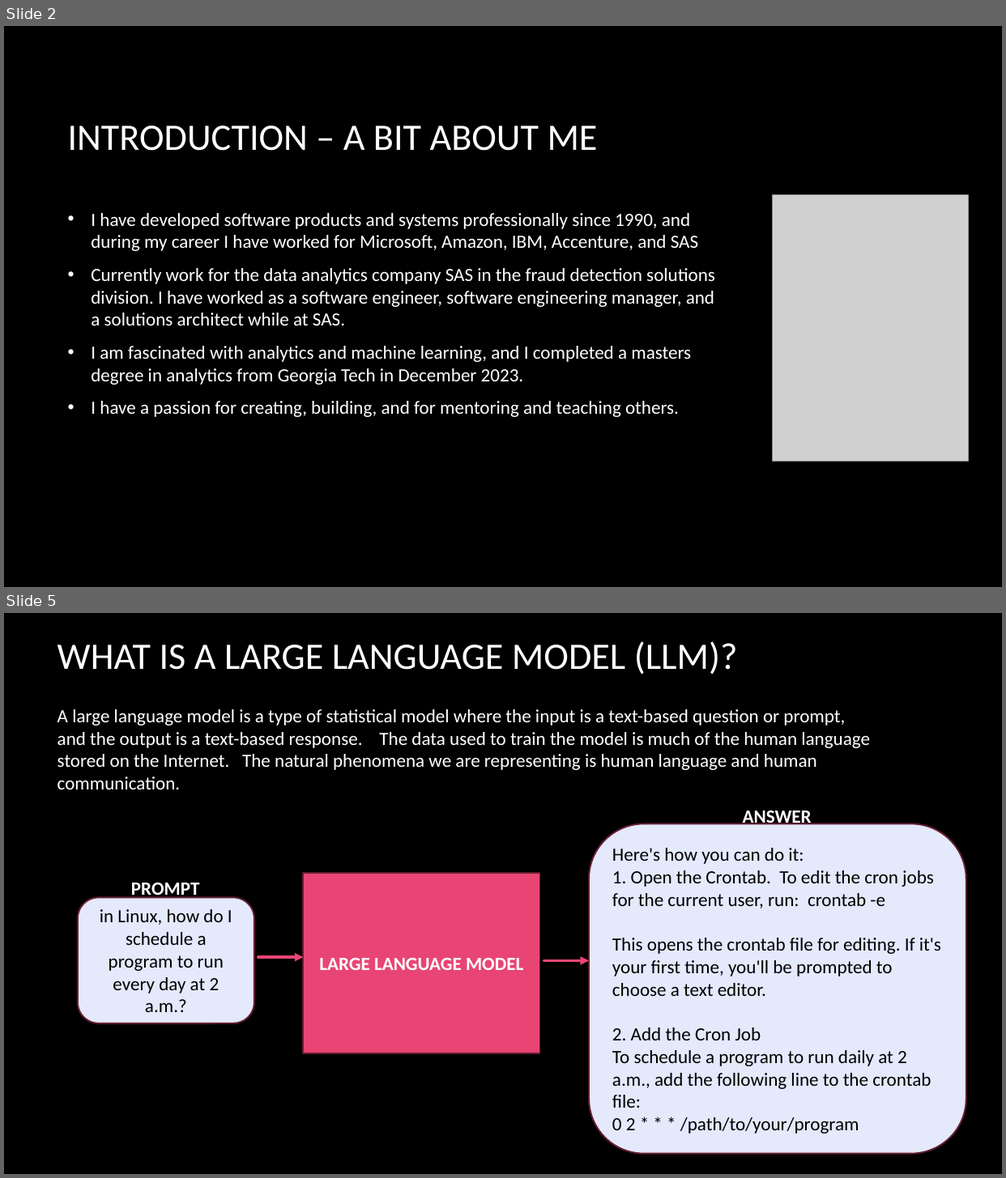
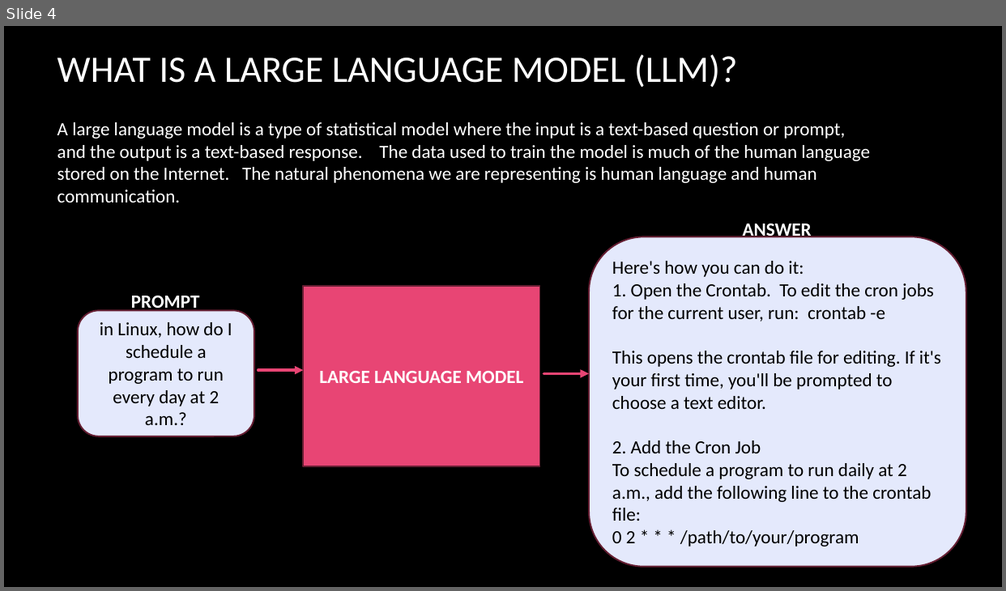
Before and after one commit to jshipway/jupyter-notebooks, a slide deck: John Shipway - Calling LLM from Python.pptx. Shown one above the other, each under a label of ours: slides 2 and 5 before the commit, slide 4 after it; the slides between them are not shown. The pictures are 1006x1178 and 1006x591 pixels, drawn with LibreOffice and Linux fonts; fonts in the diff are those of the drawing; grey boxes stand for pictures; background and template pictures are left out. Boxes give left, top, right and bottom in pixels: in the first picture for what was removed or moved away, otherwise in the second. Text is boxed around its words. In the diff, an @@ line names an element or a change of style, - is before the commit and + after.

```diff
--- a/John Shipway - Calling LLM from Python.pptx
+++ b/John Shipway - Calling LLM from Python.pptx
@@ slide 2 removed at [4,26,1002,587], background picture (left out) @@
@@ title removed at [68,126,598,151] @@
-INTRODUCTION – A BIT ABOUT ME
@@ picture removed at [773,195,968,461] @@
@@ text removed at [91,213,715,417] @@
-• I have developed software products and systems professionally since 1990, and during my career I have worked for Microsoft, Amazon, IBM, Accenture, and SAS
-• Currently work for the data analytics company SAS in the fraud detection solutions division. I have worked as a software engineer, software engineering manager, and a solutions architect while at SAS.
-• I am fascinated with analytics and machine learning, and I completed a masters degree in analytics from Georgia Tech in December 2023.
-• I have a passion for creating, building, and for mentoring and teaching others.
@@ what was slide 5 is now slide 4 @@
```
Also in this commit, not shown: 7 slides changed, 1 slide added, 1 other file.
